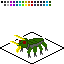
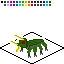
Layer changes from the first 64 x 64 image to the second:
added layer "outline_2" above "outline_1" over [left=11, top=35, right=44, bottom=53]
added layer "head_2" above "head_1" over [left=11, top=35, right=27, bottom=53]
added layer "body_2" above "body_1" over [left=24, top=39, right=44, bottom=50]
